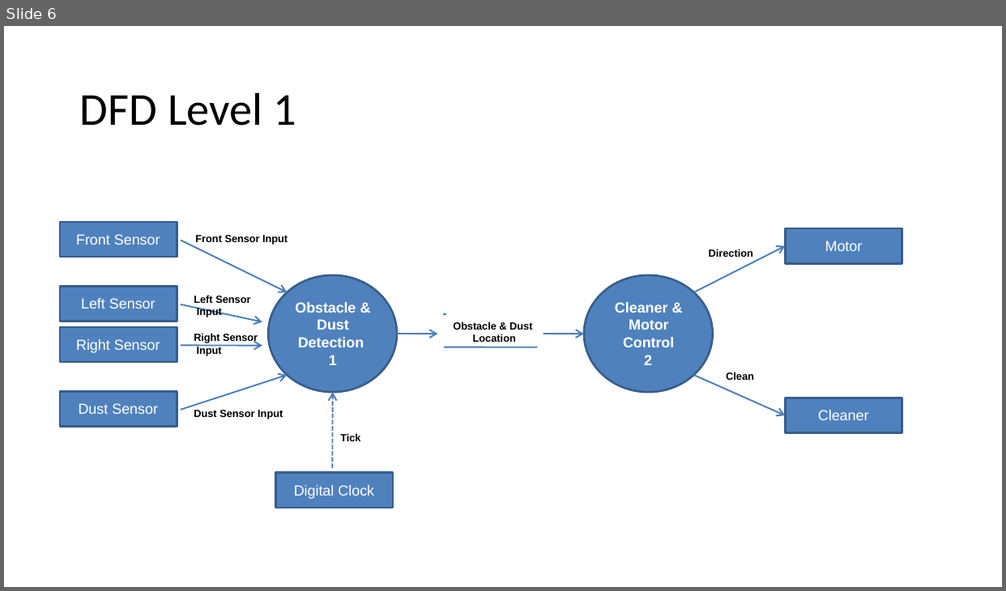
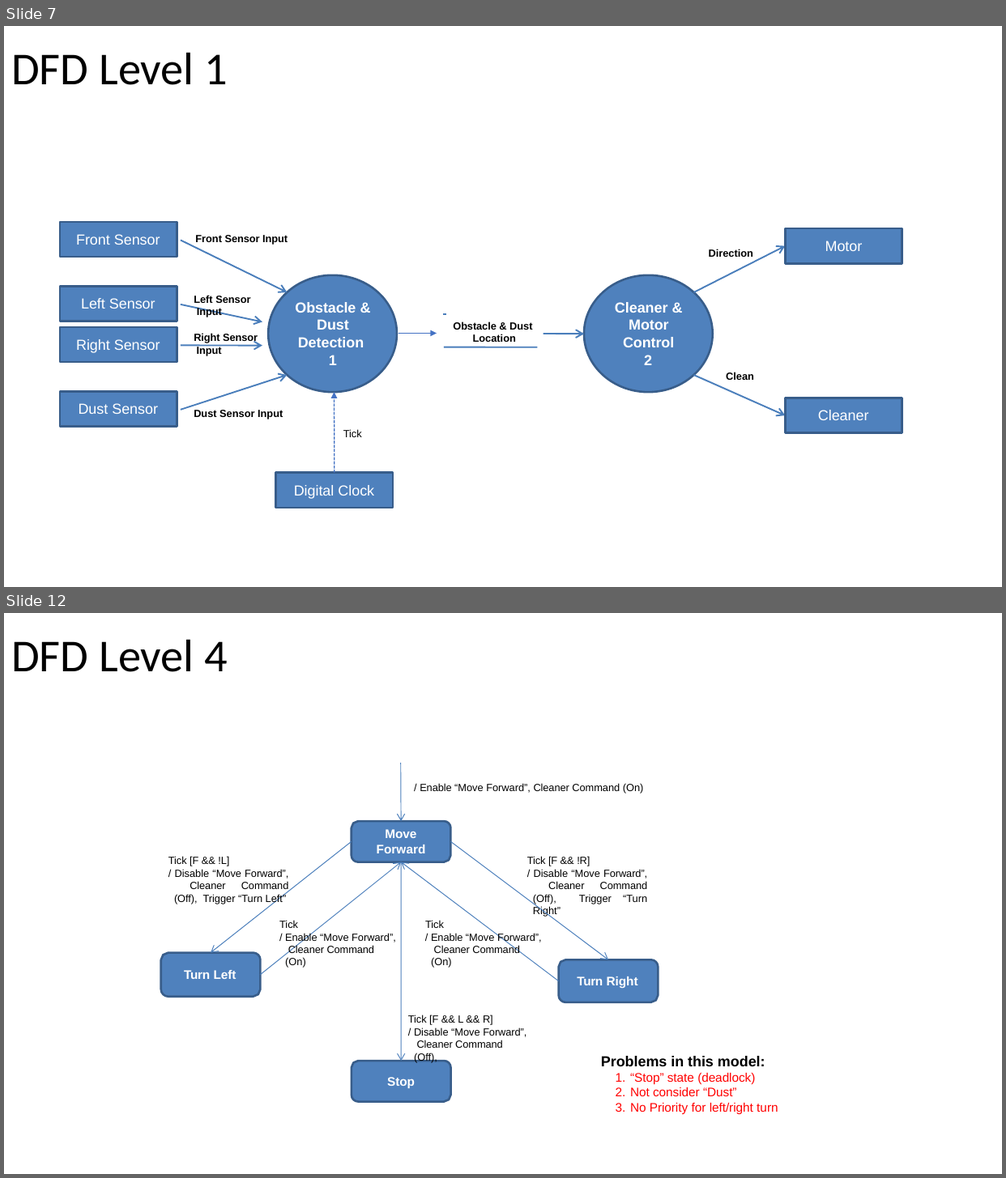
Before and after one commit to azzyjk/2020-2, a slide deck: SoftwareEngineering/SoftwareEngineering_SA.pptx. Shown one above the other, each under a label of ours: slide 6 before the commit, slides 7 and 12 after it; the slides between them are not shown. The pictures are 1006x591 and 1006x1178 pixels, drawn with LibreOffice and Linux fonts; fonts in the diff are those of the drawing; background and template pictures are left out. Boxes give left, top, right and bottom in pixels: in the first picture for what was removed or moved away, otherwise in the second. Text is boxed around its words. In the diff, an @@ line names an element or a change of style, - is before the commit and + after.

```diff
--- a/SoftwareEngineering/SoftwareEngineering_SA.pptx
+++ b/SoftwareEngineering/SoftwareEngineering_SA.pptx
@@ slide 12 added at [4,613,1002,1174], background #FFFFFF @@
@@ title added at [11,639,228,672], 44 pt, text #000000 @@
+DFD Level 4
@@ freeform shape added at [211,763,559,982], fill #4A7EBB @@
@@ text added at [420,783,644,794], 10 pt, text #000000 @@
+/ Enable “Move Forward”, Cleaner Command (On)
@@ freeform shape added at [351,821,451,862], fill #4F81BD @@
@@ freeform shape added at [351,821,451,862], outline #385D8A 2 pt @@
@@ text added at [377,829,426,854], 12 pt, text #FFFFFF, bold @@
+Move Forward
@@ freeform shape added at [451,841,609,960], fill #4A7EBB @@
@@ text added at [168,856,289,905], 10 pt, text #000000 @@
+Tick [F && !L]
+/ Disable “Move Forward”, Cleaner Command (Off), Trigger “Turn Left”
@@ freeform shape added at [397,862,405,1062], fill #4A7EBB @@
@@ text added at [527,856,648,905], 10 pt, text #000000 @@
+Tick [F && !R]
+/ Disable “Move Forward”, Cleaner Command (Off), Trigger “Turn Right”
@@ text added at [279,920,396,968], 10 pt, text #000000 @@
+Tick
+/ Enable “Move Forward”, Cleaner Command (On)
@@ text added at [425,920,542,968], 10 pt, text #000000 @@
+Tick
+/ Enable “Move Forward”, Cleaner Command (On)
@@ freeform shape added at [161,953,261,997], fill #4F81BD @@
@@ freeform shape added at [161,953,261,997], outline #385D8A 2 pt @@
@@ text added at [184,970,236,979], 12 pt, text #FFFFFF, bold @@
+Turn Left
@@ freeform shape added at [559,960,658,1003], fill #4F81BD @@
@@ freeform shape added at [559,960,658,1003], outline #385D8A 2 pt @@
@@ text added at [577,977,638,988], 12 pt, text #FFFFFF, bold @@
+Turn Right
@@ text added at [408,1015,526,1048], 10 pt, text #000000 @@
+Tick [F && L && R]
+/ Disable “Move Forward”, Cleaner Command (Off),
@@ freeform shape added at [351,1062,451,1102], fill #4F81BD @@
@@ freeform shape added at [351,1062,451,1102], outline #385D8A 2 pt @@
@@ text added at [601,1056,778,1114], 12 pt, text #FF0000 @@
+Problems in this model:
+1. “Stop” state (deadlock)
+2. Not consider “Dust”
+3. No Priority for left/right turn
@@ text added at [387,1077,415,1088], 12 pt, text #FFFFFF, bold @@
+Stop
@@ what was slide 6 is now slide 7 @@
@@ slide 7 changed as well @@
@@ title "DFD Level 1": place and size @@
-title "DFD Level 1" at [80,92,296,126]
+title "DFD Level 1" at [11,52,228,85]
@@ freeform shape removed at [328,329,438,468] @@
@@ arrow added from (398, 334) to (437, 334), #4472C4 1 pt @@
@@ arrow added from (334, 473) to (334, 392), #4472C4 1 pt dashed @@
@@ text at [340,433,360,442]: paragraph removed @@
-Tick
@@ text added at [343,429,362,437], 10 pt, text #000000 @@
+Tick
```
Also in this commit, not shown: 5 other slides changed, 4 other slides added.
